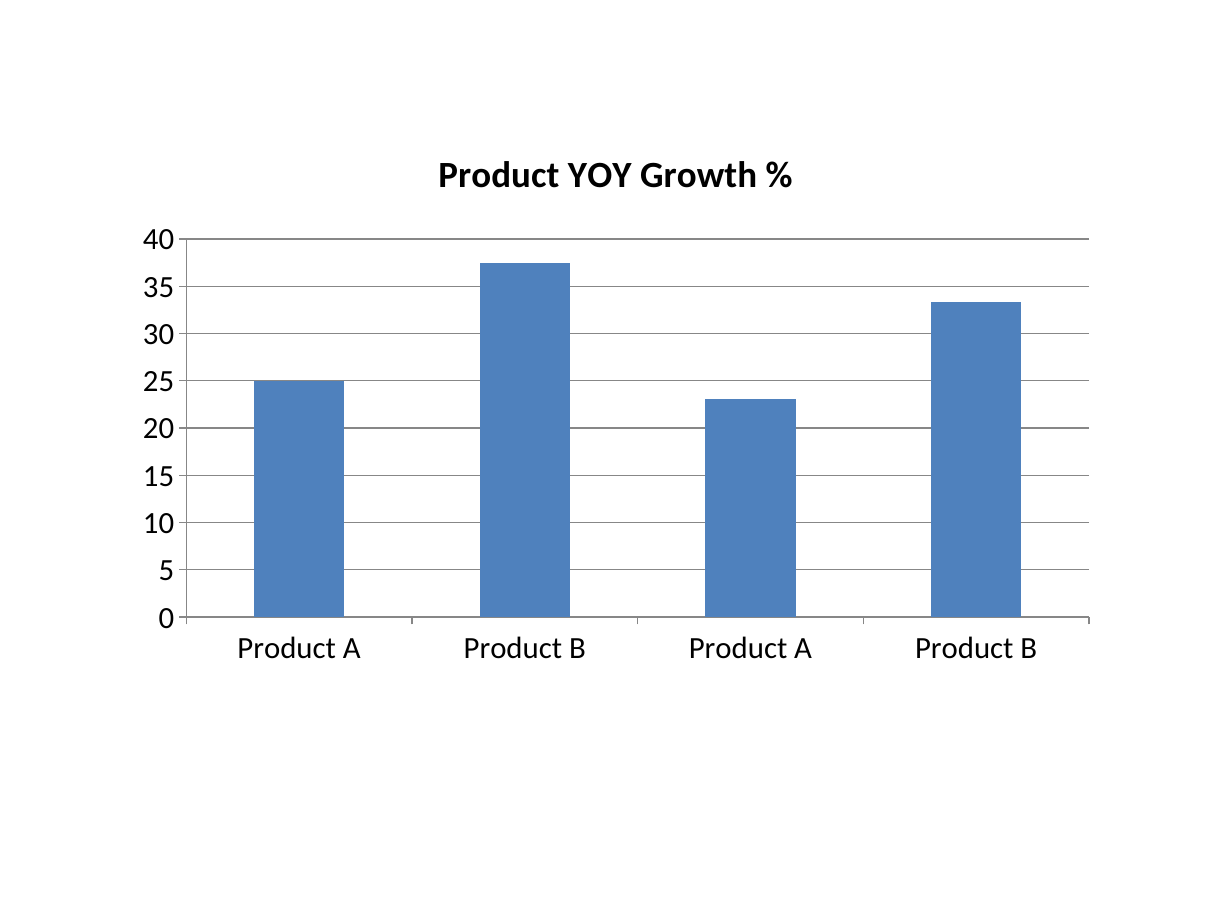
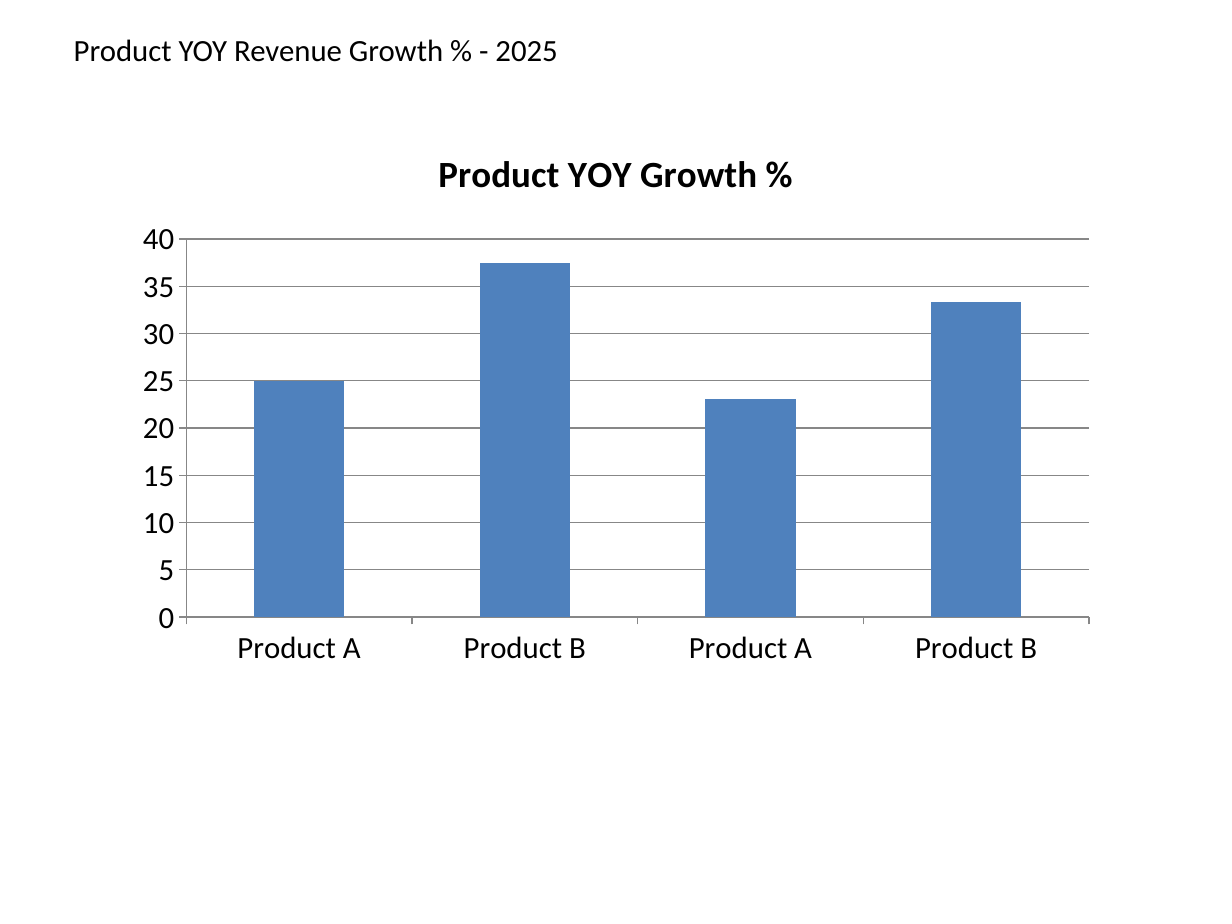
Before and after one commit to 2001Denvor/FinanaceAIUseCase, a slide deck: slide 10 of Auto_Financial_Pack_2025.pptx. Drawn at 1232x924 pixels with LibreOffice and Linux fonts; fonts in the diff are those of the drawing. Boxes give left, top, right and bottom in pixels: in the first picture for what was removed or moved away, otherwise in the second. Text is boxed around its words. In the diff, an @@ line names an element or a change of style, - is before the commit and + after.

```diff
--- a/Auto_Financial_Pack_2025.pptx
+++ b/Auto_Financial_Pack_2025.pptx
@@ text added at [74,39,557,62], 18 pt, text #000000 @@
+Product YOY Revenue Growth % - 2025
```
Also in this commit, not shown: 23 slides added, 27 other files.
